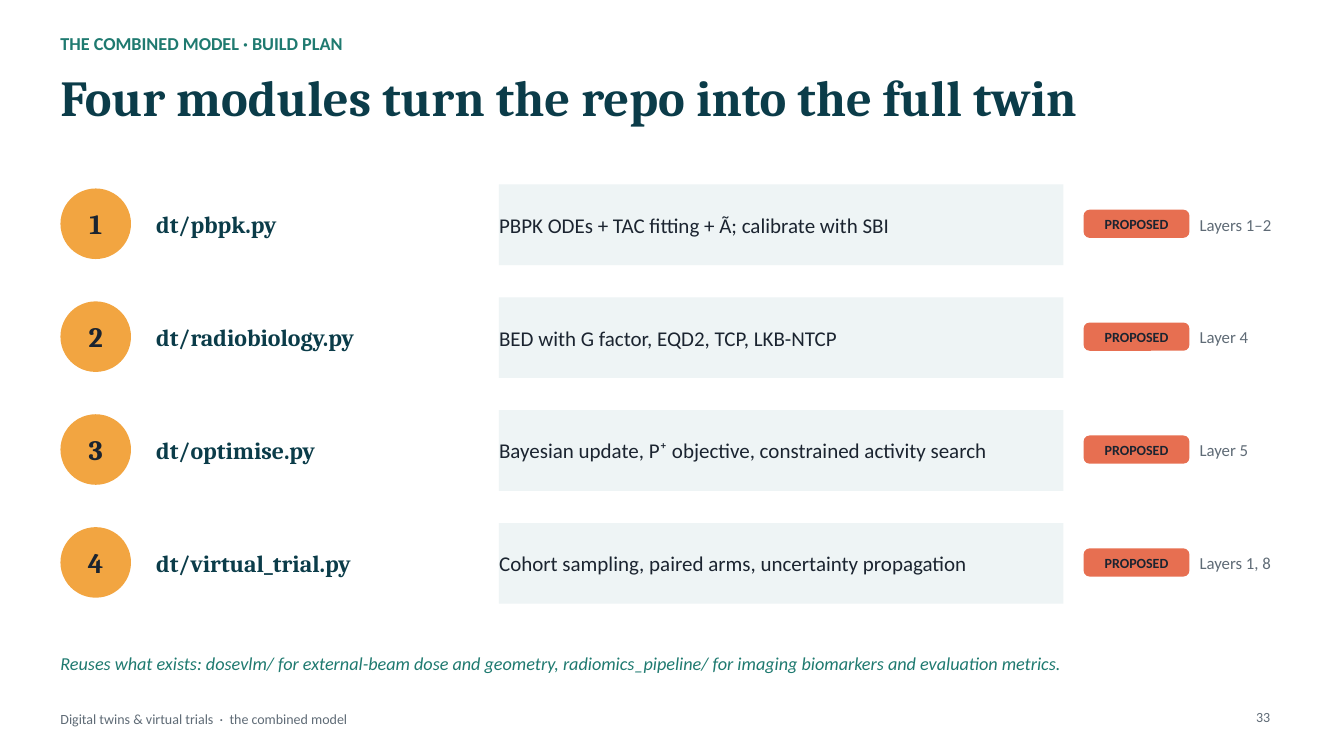
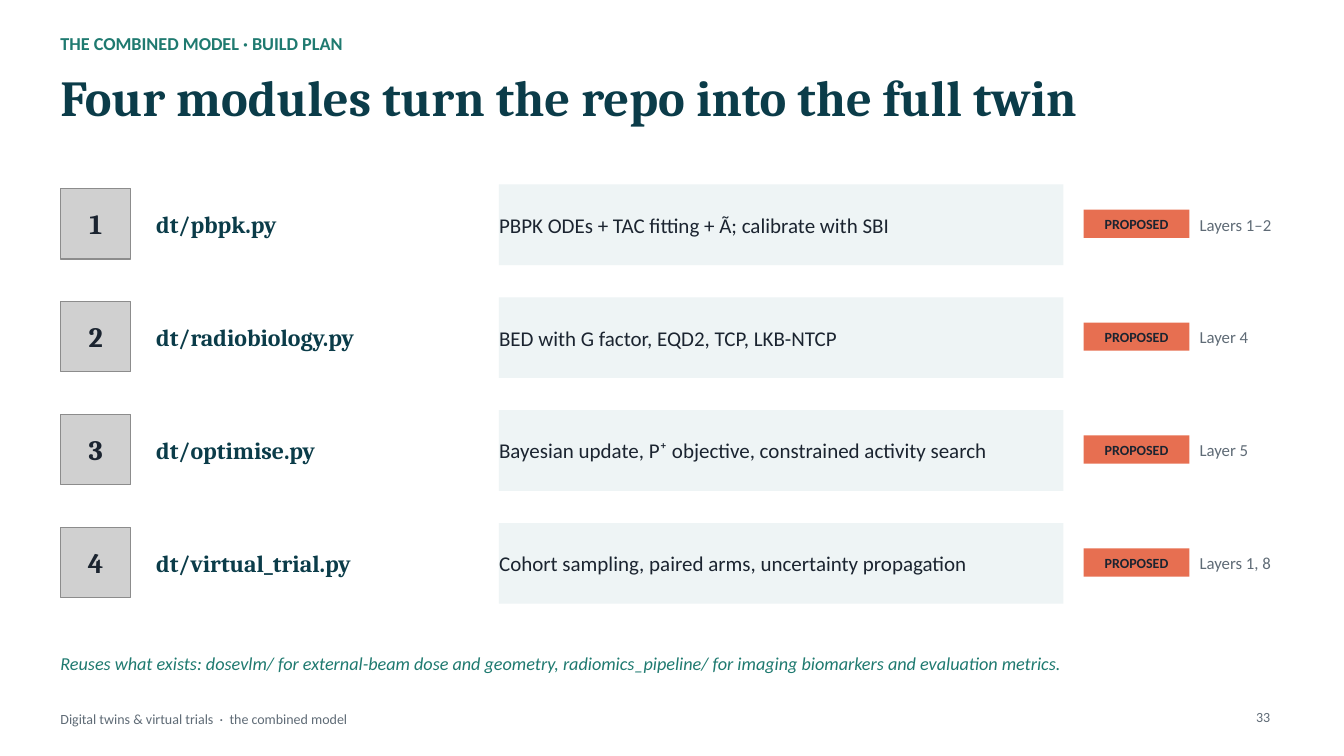
Before and after one commit to habdollahin/habdollahin, a slide deck: slide 33 of talks/DT_Combined_Model_Final.pptx. Drawn at 1344x756 pixels with LibreOffice and Linux fonts; fonts in the diff are those of the drawing; grey boxes stand for pictures. Boxes give left, top, right and bottom in pixels: in the first picture for what was removed or moved away, otherwise in the second. Text is boxed around its words. In the diff, an @@ line names an element or a change of style, - is before the commit and + after.

```diff
--- a/talks/DT_Combined_Model_Final.pptx
+++ b/talks/DT_Combined_Model_Final.pptx
@@ picture added at (60,189,131,259) @@
@@ picture added at (60,301,131,372) @@
@@ picture added at (60,414,131,485) @@
@@ 4 texts: place and size @@
-4 texts at (60,189,131,598)
+4 texts at (88,215,103,573)
@@ fill #F2A541 to none in 4 elements at (89,215,102,234), (89,328,103,347), (89,441,103,460), (88,554,103,573) @@
@@ picture added at (60,527,131,598) @@
@@ rounded rectangle to rectangle in 4 elements at (1084,210,1190,238), (1084,323,1190,351), (1084,436,1190,464), (1084,548,1190,577) @@
```
Also in this commit, not shown: 26 other slides changed, 5 other files.
